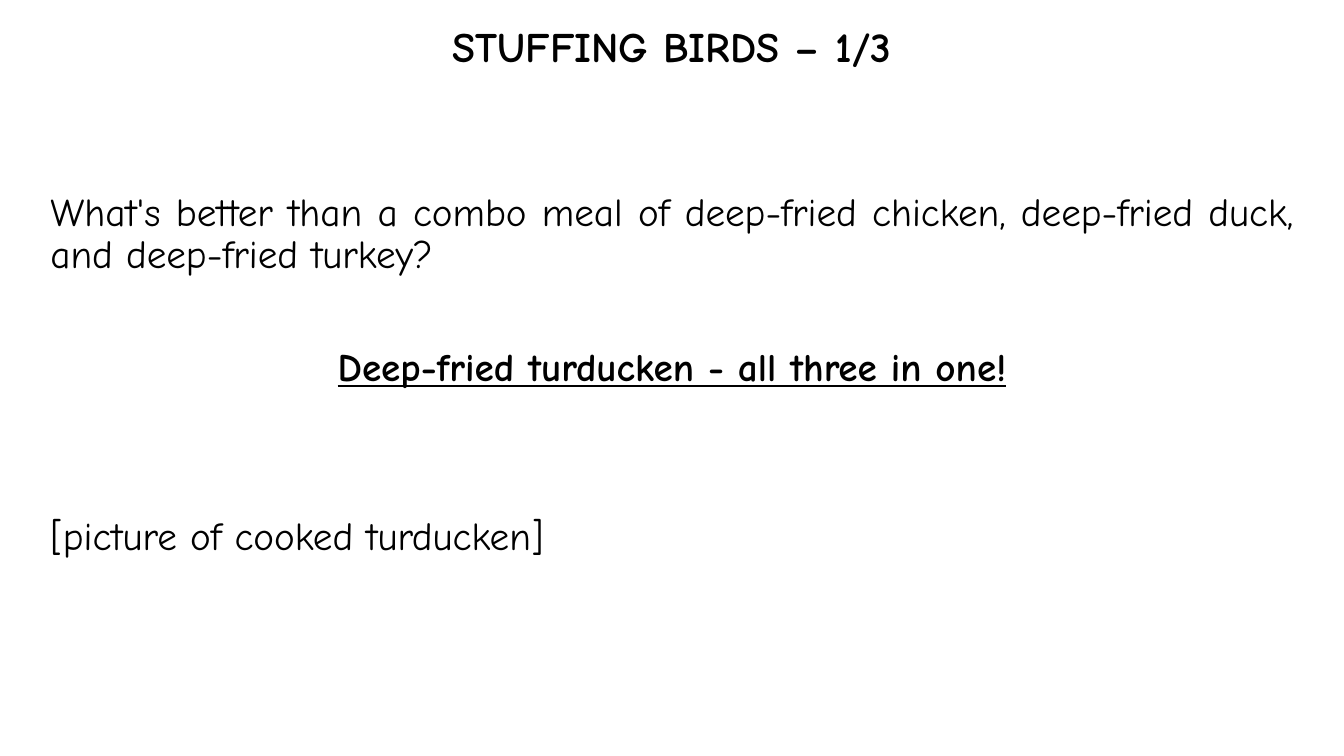
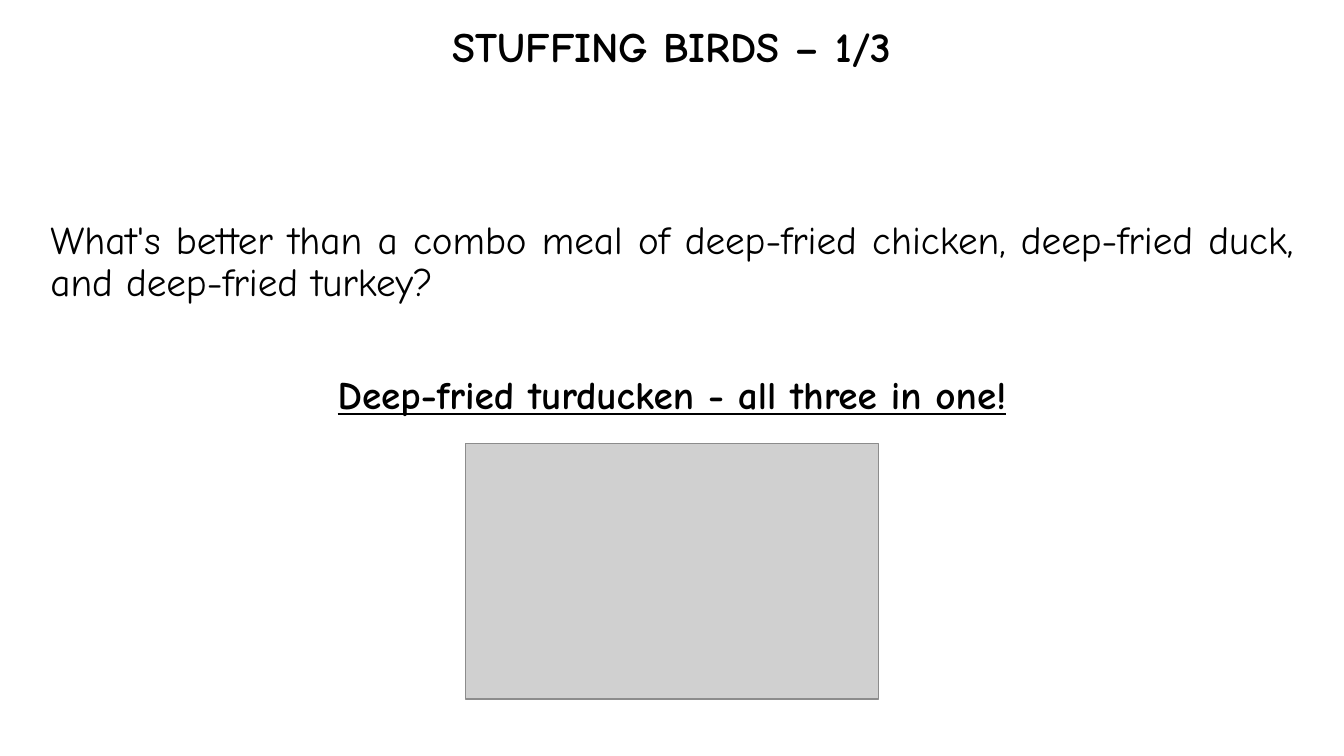
Before and after one commit to hwaet/LD48, a slide deck: slide 13 of Assets/Instructions/Source.pptx. Drawn at 1344x756 pixels with LibreOffice and Linux fonts; fonts in the diff are those of the drawing; grey boxes stand for pictures. Boxes give left, top, right and bottom in pixels: in the first picture for what was removed or moved away, otherwise in the second. Text is boxed around its words. In the diff, an @@ line names an element or a change of style, - is before the commit and + after.

```diff
--- a/Assets/Instructions/Source.pptx
+++ b/Assets/Instructions/Source.pptx
@@ picture added at (466,444,879,700) @@
@@ text at (50,518,543,558): paragraph removed @@
-[picture of cooked turducken]
```
Also in this commit, not shown: 9 other slides changed.
